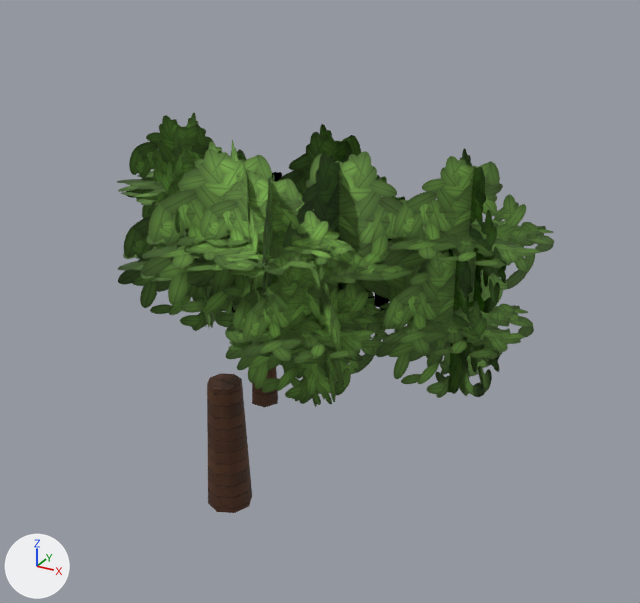
What one commit did to the glTF model games/adventure/assets/models/flora_windswept.glb.
Rendered twice from a camera (50 mm lens) standing at (5.79, -8.04, 6.91) and looking at (1.44, -0.13, 2.95). Lighting does not change. The marker at lower left points along +X, +Y and +Z. The picture after the commit comes second.

In view in the first picture: 'Crown', 'Trunk'.
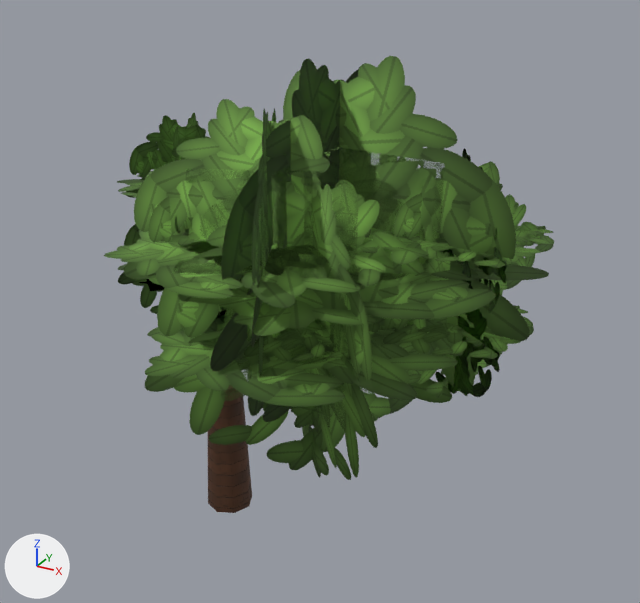
What differs and where, as boxes (x1, y1, x2, y2) in the pictures (640 x 603 px):
'CrownFar', added (green)
    after: (104, 56, 549, 480)

The edits, one by one:
Mesh me_windswept_crown_far is new.
It has 36 vertices, 18 faces and spans x -0.86..4.26, y -3.33..2.44, z 1.18..5.65.
It uses material mat_leaf_windswept.
Object 'CrownFar' (ob_crownfar) is new; it shows me_windswept_crown_far.
Its location is (0.0, 0.0, 0.0).
